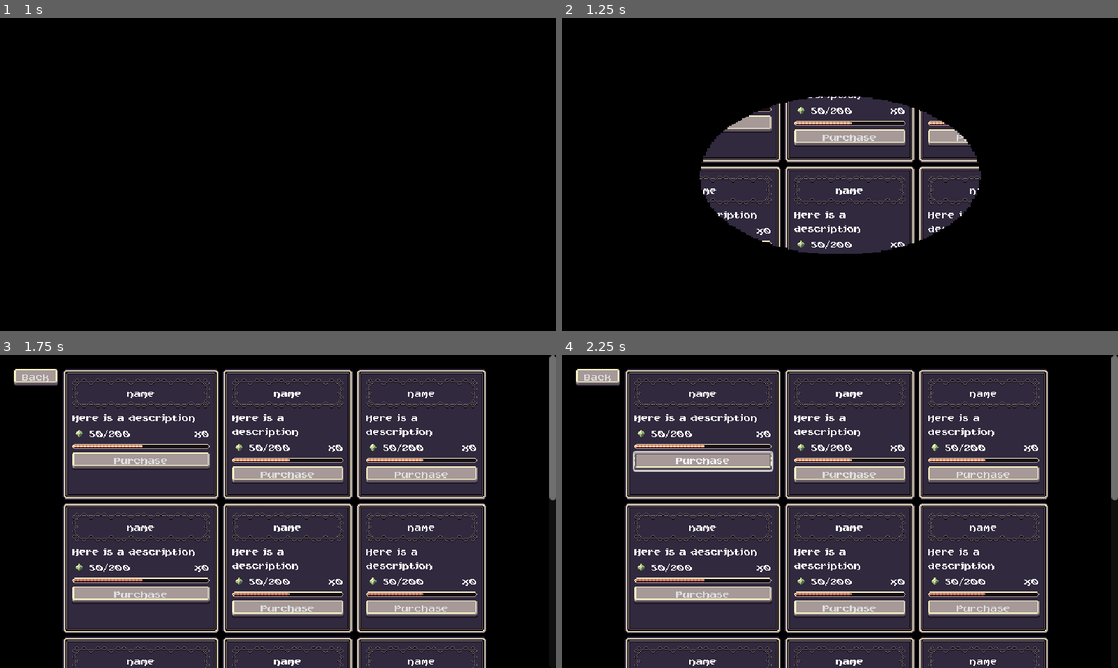
Above: before the commit, frames 1-4 (two rows, left to right).
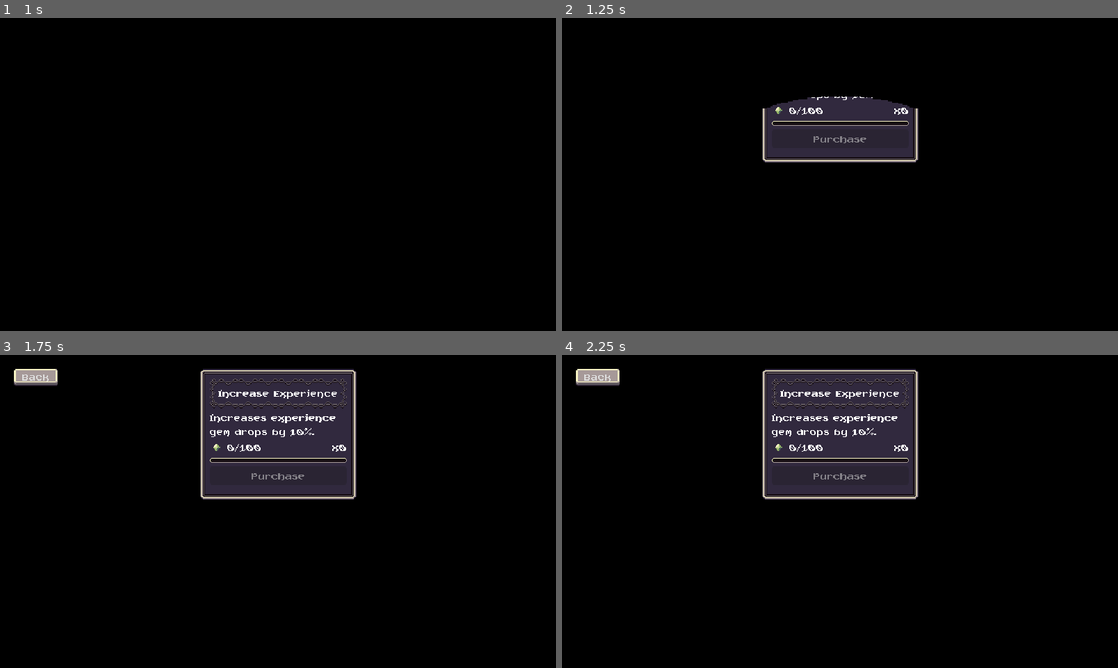
Above: after the commit, the same moments.

Repository: dweckerly/bullet-heaven
Game: Godot game, scene res://scenes/ui/main_menu.tscn
The game is run twice, just before and just after one commit, with the same random seed, the same clock (stepped at 60 frames per second) and the same inputs.
Inputs (mouse positions are in pixels of both pictures, inside the frame that each line leads up to):
- Up to frame 1 (1 s): click "UPGRADES" at 0.5 s
- Up to frame 2 (1.25 s): no input
- Up to frame 3 (1.75 s): click "Back" at 1.25 s
- Up to frame 4 (2.25 s): click (701, 461) at 2 s, where only the run before the commit has a clickable "Purchase"

Frame 1 is identical in both runs. In frame 2, 15% of the frame differs, in the area x 24-76%, y 25-76%; in frame 3, 58%; in frame 4, 58%, in the area x 11-100%, y 0-100%.

Commit message:
stubbing stuff

Diff:
--- /dev/null
+++ b/resources/characters/character.gd
@@ -0,0 +1,7 @@
+extends Resource
+class_name Character
+
+@export var id: String
+@export var display_name: String
+@export var sprite: Texture2D
+@export var starting_ability: Ability
--- /dev/null
+++ b/resources/characters/default.tres
@@ -0,0 +1,12 @@
+[gd_resource type="Resource" script_class="Character" load_steps=4 format=3 uid="uid://dcml0ttx46lxf"]
+
+[ext_resource type="Script" uid="uid://bulbjwm4n0h7q" path="res://resources/characters/character.gd" id="1_ucav4"]
+[ext_resource type="Texture2D" uid="uid://bmxo6dh6j1pta" path="res://scenes/game_object/player/player.png" id="2_12t2l"]
+[ext_resource type="Resource" uid="uid://dw2dcj8ehaktw" path="res://resources/upgrades/sword.tres" id="3_tkahy"]
+
+[resource]
+script = ExtResource("1_ucav4")
+id = "default"
+display_name = "Default"
+sprite = ExtResource("2_12t2l")
+starting_ability = ExtResource("3_tkahy")
--- /dev/null
+++ b/resources/upgrades/sword.tres
@@ -0,0 +1,13 @@
+[gd_resource type="Resource" script_class="Ability" load_steps=3 format=3 uid="uid://dw2dcj8ehaktw"]
+
+[ext_resource type="Script" uid="uid://dub5boqo31n4u" path="res://resources/upgrades/ability.gd" id="1_0k42e"]
+[ext_resource type="PackedScene" uid="uid://mjd4q8ak6w16" path="res://scenes/ability/sword/sword_ability_controller/sword_ability_controller.tscn" id="1_acgx6"]
+
+[resource]
+script = ExtResource("1_0k42e")
+ability_controller_scene = ExtResource("1_acgx6")
+id = "sword"
+max_quantity = 1
+name = "Sword"
+description = "Spawns a swinging sword at the nearest enemy."
+metadata/_custom_type_script = "uid://dub5boqo31n4u"
--- /dev/null
+++ b/scenes/ui/character_card.gd
@@ -0,0 +1,7 @@
+extends PanelContainer
+class_name CharacterCard
+
+@onready var character_sprite: TextureRect = %CharacterSprite
+
+func set_character(character: Character) -> void:
+	character_sprite.texture = character.sprite
--- /dev/null
+++ b/scenes/ui/character_card.tscn
@@ -0,0 +1,15 @@
+[gd_scene load_steps=3 format=3 uid="uid://ct5bcykck4cvg"]
+
+[ext_resource type="Script" uid="uid://b0xh42c2bgpld" path="res://scenes/ui/character_card.gd" id="1_1b1wn"]
+[ext_resource type="Texture2D" uid="uid://bmxo6dh6j1pta" path="res://scenes/game_object/player/player.png" id="1_hb02x"]
+
+[node name="CharacterCard" type="PanelContainer"]
+custom_minimum_size = Vector2(76, 76)
+offset_right = 22.0
+offset_bottom = 22.0
+script = ExtResource("1_1b1wn")
+
+[node name="CharacterSprite" type="TextureRect" parent="."]
+unique_name_in_owner = true
+layout_mode = 2
+texture = ExtResource("1_hb02x")
--- /dev/null
+++ b/scenes/ui/character_select_screen.gd
@@ -0,0 +1,18 @@
+extends CanvasLayer
+
+@export var characters: Array[Character] = []
+@onready var grid_container: GridContainer = %GridContainer
+
+var character_card_scene = preload("res://scenes/ui/character_card.tscn")
+
+
+func _ready() -> void:
+	%BackButton.pressed.connect(on_back_pressed)
+	for character in characters:
+		var character_card_instance = character_card_scene.instantiate() as CharacterCard
+		grid_container.add_child(character_card_instance)
+		character_card_instance.set_character(character)
+
+
+func on_back_pressed() -> void:
+	ScreenTransition.transition_to_scene("res://scenes/ui/main_menu.tscn")
--- /dev/null
+++ b/scenes/ui/character_select_screen.tscn
@@ -0,0 +1,84 @@
+[gd_scene load_steps=4 format=3 uid="uid://dwn7oihkhwf8e"]
+
+[ext_resource type="Script" uid="uid://bneo4jqo0xpkg" path="res://scenes/ui/character_select_screen.gd" id="1_urb5n"]
+[ext_resource type="PackedScene" uid="uid://ct5bcykck4cvg" path="res://scenes/ui/character_card.tscn" id="2_0pnww"]
+[ext_resource type="PackedScene" uid="uid://c2pjn075ofppf" path="res://scenes/ui/sound_button.tscn" id="2_vd2mm"]
+
+[node name="CharacterSelectScreen" type="CanvasLayer"]
+script = ExtResource("1_urb5n")
+
+[node name="MarginContainer" type="MarginContainer" parent="."]
+anchors_preset = 15
+anchor_right = 1.0
+anchor_bottom = 1.0
+grow_horizontal = 2
+grow_vertical = 2
+theme_override_constants/margin_left = 16
+theme_override_constants/margin_top = 16
+theme_override_constants/margin_right = 16
+theme_override_constants/margin_bottom = 16
+
+[node name="GridContainer" type="GridContainer" parent="MarginContainer"]
+unique_name_in_owner = true
+layout_mode = 2
+size_flags_horizontal = 4
+columns = 4
+
+[node name="CharacterCard" parent="MarginContainer/GridContainer" instance=ExtResource("2_0pnww")]
+layout_mode = 2
+
+[node name="CharacterCard2" parent="MarginContainer/GridContainer" instance=ExtResource("2_0pnww")]
+layout_mode = 2
+
+[node name="CharacterCard3" parent="MarginContainer/GridContainer" instance=ExtResource("2_0pnww")]
+layout_mode = 2
+
+[node name="CharacterCard4" parent="MarginContainer/GridContainer" instance=ExtResource("2_0pnww")]
+layout_mode = 2
+
+[node name="CharacterCard5" parent="MarginContainer/GridContainer" instance=ExtResource("2_0pnww")]
+layout_mode = 2
+
+[node name="CharacterCard6" parent="MarginContainer/GridContainer" instance=ExtResource("2_0pnww")]
+layout_mode = 2
+
+[node name="CharacterCard7" parent="MarginContainer/GridContainer" instance=ExtResource("2_0pnww")]
+layout_mode = 2
+
+[node name="CharacterCard8" parent="MarginContainer/GridContainer" instance=ExtResource("2_0pnww")]
+layout_mode = 2
+
+[node name="CharacterCard9" parent="MarginContainer/GridContainer" instance=ExtResource("2_0pnww")]
+layout_mode = 2
+
+[node name="CharacterCard10" parent="MarginContainer/GridContainer" instance=ExtResource("2_0pnww")]
+layout_mode = 2
+
+[node name="CharacterCard11" parent="MarginContainer/GridContainer" instance=ExtResource("2_0pnww")]
+layout_mode = 2
+
+[node name="CharacterCard12" parent="MarginContainer/GridContainer" instance=ExtResource("2_0pnww")]
+layout_mode = 2
+
+[node name="CharacterCard13" parent="MarginContainer/GridContainer" instance=ExtResource("2_0pnww")]
+layout_mode = 2
+
+[node name="CharacterCard14" parent="MarginContainer/GridContainer" instance=ExtResource("2_0pnww")]
+layout_mode = 2
+
+[node name="CharacterCard15" parent="MarginContainer/GridContainer" instance=ExtResource("2_0pnww")]
+layout_mode = 2
+
+[node name="CharacterCard16" parent="MarginContainer/GridContainer" instance=ExtResource("2_0pnww")]
+layout_mode = 2
+
+[node name="BackButton" parent="." instance=ExtResource("2_vd2mm")]
+unique_name_in_owner = true
+custom_minimum_size = Vector2(50, 0)
+offset_left = 16.0
+offset_top = 16.0
+offset_right = 66.0
+offset_bottom = 36.0
+size_flags_horizontal = 0
+size_flags_vertical = 0
+text = "Back"
--- a/scenes/ui/meta_menu.tscn
+++ b/scenes/ui/meta_menu.tscn
@@ -1,10 +1,9 @@
-[gd_scene load_steps=6 format=3 uid="uid://c1ybr8cpbiuw6"]
+[gd_scene load_steps=5 format=3 uid="uid://c1ybr8cpbiuw6"]
 
 [ext_resource type="Script" uid="uid://duooxhrngkyi1" path="res://scenes/ui/meta_menu.gd" id="1_1fp8g"]
 [ext_resource type="Script" uid="uid://bdvxutirg5hxa" path="res://resources/meta_upgrades/meta_upgrade.gd" id="2_5fsrx"]
 [ext_resource type="Resource" uid="uid://by10e581vvvtr" path="res://resources/meta_upgrades/xp_gain.tres" id="3_xe1at"]
 [ext_resource type="PackedScene" uid="uid://c2pjn075ofppf" path="res://scenes/ui/sound_button.tscn" id="4_5fsrx"]
-[ext_resource type="PackedScene" uid="uid://by11ggnuimac0" path="res://scenes/ui/meta_upgrade_card.tscn" id="4_xe1at"]
 
 [node name="MetaMenu" type="CanvasLayer"]
 layer = 2
@@ -33,42 +32,6 @@
 size_flags_vertical = 0
 columns = 3
 
-[node name="MetaUpgradeCard" parent="ScrollContainer/MarginContainer/GridContainer" instance=ExtResource("4_xe1at")]
-layout_mode = 2
-
-[node name="MetaUpgradeCard2" parent="ScrollContainer/MarginContainer/GridContainer" instance=ExtResource("4_xe1at")]
-layout_mode = 2
-
-[node name="MetaUpgradeCard3" parent="ScrollContainer/MarginContainer/GridContainer" instance=ExtResource("4_xe1at")]
-layout_mode = 2
-
-[node name="MetaUpgradeCard4" parent="ScrollContainer/MarginContainer/GridContainer" instance=ExtResource("4_xe1at")]
-layout_mode = 2
-
-[node name="MetaUpgradeCard5" parent="ScrollContainer/MarginContainer/GridContainer" instance=ExtResource("4_xe1at")]
-layout_mode = 2
-
-[node name="MetaUpgradeCard6" parent="ScrollContainer/MarginContainer/GridContainer" instance=ExtResource("4_xe1at")]
-layout_mode = 2
-
-[node name="MetaUpgradeCard7" parent="ScrollContainer/MarginContainer/GridContainer" instance=ExtResource("4_xe1at")]
-layout_mode = 2
-
-[node name="MetaUpgradeCard8" parent="ScrollContainer/MarginContainer/GridContainer" instance=ExtResource("4_xe1at")]
-layout_mode = 2
-
-[node name="MetaUpgradeCard9" parent="ScrollContainer/MarginContainer/GridContainer" instance=ExtResource("4_xe1at")]
-layout_mode = 2
-
-[node name="MetaUpgradeCard10" parent="ScrollContainer/MarginContainer/GridContainer" instance=ExtResource("4_xe1at")]
-layout_mode = 2
-
-[node name="MetaUpgradeCard11" parent="ScrollContainer/MarginContainer/GridContainer" instance=ExtResource("4_xe1at")]
-layout_mode = 2
-
-[node name="MetaUpgradeCard12" parent="ScrollContainer/MarginContainer/GridContainer" instance=ExtResource("4_xe1at")]
-layout_mode = 2
-
 [node name="BackButton" parent="." instance=ExtResource("4_5fsrx")]
 unique_name_in_owner = true
 custom_minimum_size = Vector2(50, 0)
Not shown, added: resources/characters/character.gd.uid
Binary file removed: scenes/game_object/basic_enemy/sword.png
Not shown, removed: scenes/game_object/basic_enemy/sword.png.import
Not shown, added: scenes/ui/character_card.gd.uid
Not shown, added: scenes/ui/character_select_screen.gd.uid
